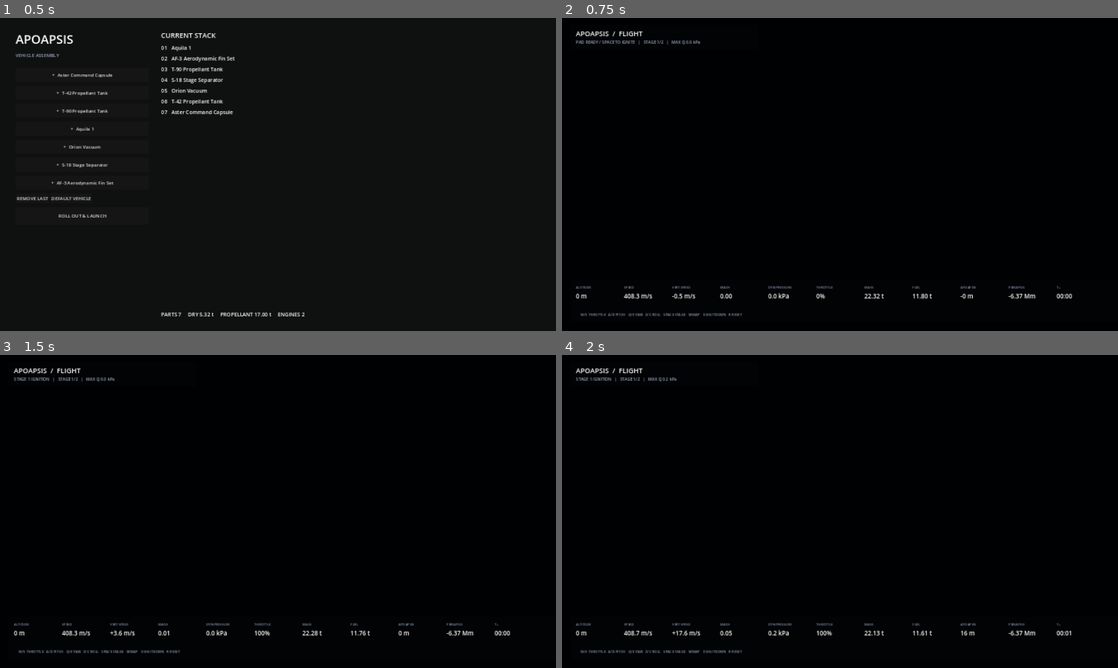
Above: before the commit, frames 1-4 (two rows, left to right).
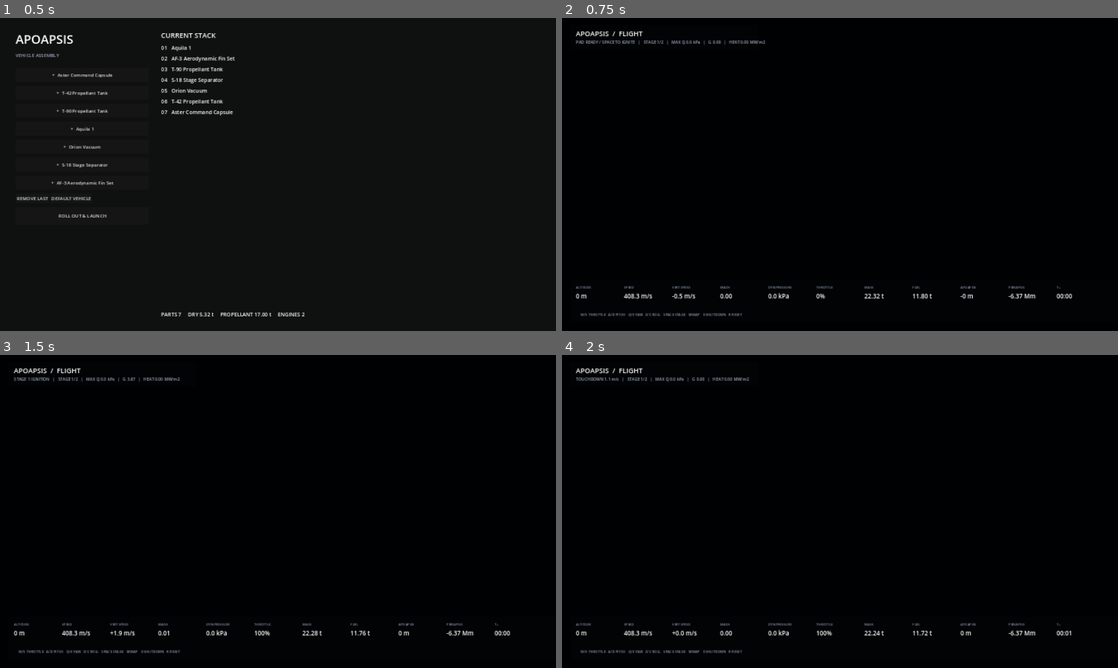
Above: after the commit, the same moments.

Repository: dmdelia/APOAPSIS
Game: Godot game, scene res://main.tscn
Same seed, same stepped clock (60 frames per second), same inputs: the game is played once before the commit and once after it.
Inputs:
- Up to frame 1 (0.5 s): no input
- Up to frame 2 (0.75 s): click "ROLL OUT & LAUNCH" at 0.5 s
- Up to frame 3 (1.5 s): tap Enter at 1.25 s; hold D (pitch_right) from 1.28 s (still down); tap Space (stage) at 1.35 s
- Up to frame 4 (2 s): keep holding D (pitch_right)

Frame 1 is identical in both runs. In frame 2, less than 0.1% of the frame differs, in the area x 25-37%, y 7-9%; in frame 3, 0.1%; in frame 4, 0.4%, in the area x 2-75%, y 7-90%.

Commit message:
Add transonic drag reentry heating and touchdown physics

Diff:
--- a/scripts/main.gd
+++ b/scripts/main.gd
@@ -20,6 +20,10 @@
 var mission_time: float = 0.0
 var last_event: String = "READY"
 var max_q: float = 0.0
+var heat_flux_w_m2: float = 0.0
+var g_load: float = 1.0
+var landed: bool = false
+var crashed: bool = false
 
 var root_visual: Node3D
 var rocket_visual: Node3D
@@ -388,6 +392,10 @@
 	angular_rate = Vector3.ZERO
 	mission_time = 0.0
 	max_q = 0.0
+	heat_flux_w_m2 = 0.0
+	g_load = 1.0
+	landed = false
+	crashed = false
 	accumulator = 0.0
 	vehicle.set_throttle(0.0)
 
@@ -513,7 +521,8 @@
 	var airspeed: float = relative_air_velocity.length()
 
 	var gravity: Vector3 = OrbitMath.gravity_acceleration(sim_position)
-	var force: Vector3 = gravity * vehicle.total_mass()
+	var vehicle_mass: float = vehicle.total_mass()
+	var force: Vector3 = gravity * vehicle_mass
 
 	var engine_data: Dictionary = vehicle.consume_and_get_thrust(dt, pressure)
 	var thrust: float = float(engine_data["thrust"])
@@ -532,21 +541,35 @@
 		force += thrust_direction.normalized() * thrust
 
 	if airspeed > 0.01 and density > 0.0000001:
-		var cd: float = 0.28
-		var drag: float = 0.5 * density * airspeed * airspeed * cd * vehicle.reference_area()
+		var mach: float = airspeed / max(float(atmosphere["speed_of_sound"]), 1.0)
+		var cd: float = Aerodynamics.drag_coefficient(mach, 0.26)
+		var q_dynamic: float = Aerodynamics.dynamic_pressure(density, airspeed)
+		var drag: float = q_dynamic * cd * vehicle.reference_area()
 		force -= relative_air_velocity.normalized() * drag
-		var q_dynamic: float = 0.5 * density * airspeed * airspeed
 		max_q = max(max_q, q_dynamic)
-
-	var acceleration: Vector3 = force / vehicle.total_mass()
+		heat_flux_w_m2 = Aerodynamics.convective_heating_w_m2(density, airspeed, 0.75)
+	else:
+		heat_flux_w_m2 = 0.0
+
+	var acceleration: Vector3 = force / vehicle_mass
+	g_load = max(0.0, (acceleration - gravity).length() / 9.80665)
 	sim_velocity += acceleration * dt
 	sim_position += sim_velocity * dt
 
 	if sim_position.length() < EARTH_RADIUS:
 		sim_position = sim_position.normalized() * EARTH_RADIUS
-		var radial_velocity: float = sim_velocity.dot(sim_position.normalized())
-		if radial_velocity < 0.0:
-			sim_velocity -= sim_position.normalized() * radial_velocity
+		var surface_velocity: Vector3 = omega.cross(sim_position)
+		var impact_velocity: Vector3 = sim_velocity - surface_velocity
+		var impact_speed: float = impact_velocity.length()
+		if mission_time > 1.0:
+			if impact_speed <= 8.0:
+				landed = true
+				last_event = "TOUCHDOWN %0.1f m/s" % impact_speed
+			else:
+				crashed = true
+				last_event = "VEHICLE LOST %0.1f m/s" % impact_speed
+			vehicle.shutdown()
+		sim_velocity = surface_velocity
 
 func _update_flight_visuals(delta: float) -> void:
 	if rocket_visual == null:
@@ -604,11 +627,13 @@
 	_set_telemetry("T+ ", _format_time(mission_time))
 
 	var event_label: Label = telemetry_labels["event"] as Label
-	event_label.text = "%s   |   STAGE %d/%d   |   MAX Q %0.1f kPa" % [
+	event_label.text = "%s   |   STAGE %d/%d   |   MAX Q %0.1f kPa   |   G %0.2f   |   HEAT %0.2f MW/m2" % [
 		last_event,
 		vehicle.current_stage + 1,
 		vehicle.stage_count(),
-		max_q / 1000.0
+		max_q / 1000.0,
+		g_load,
+		heat_flux_w_m2 / 1000000.0
 	]
 
 func _update_map_view() -> void:
